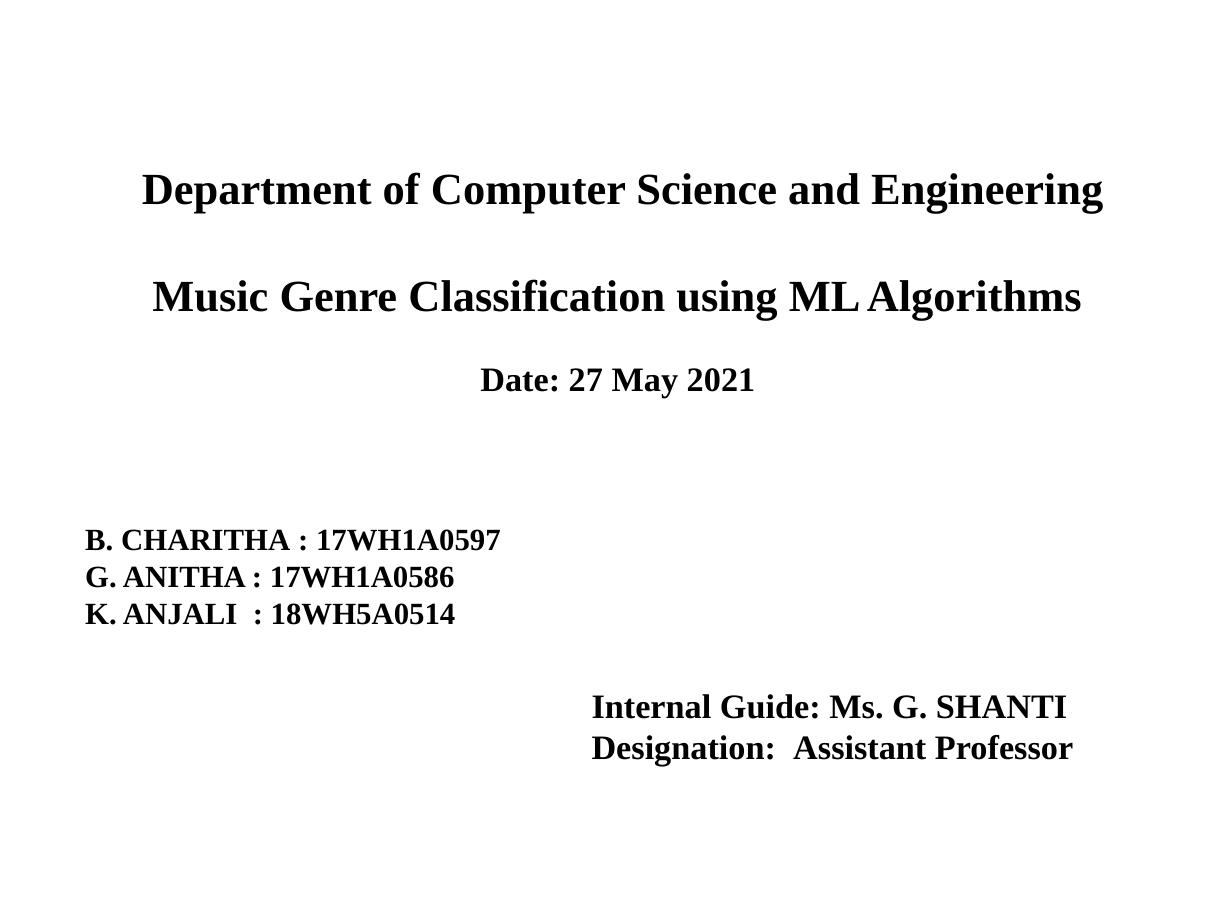
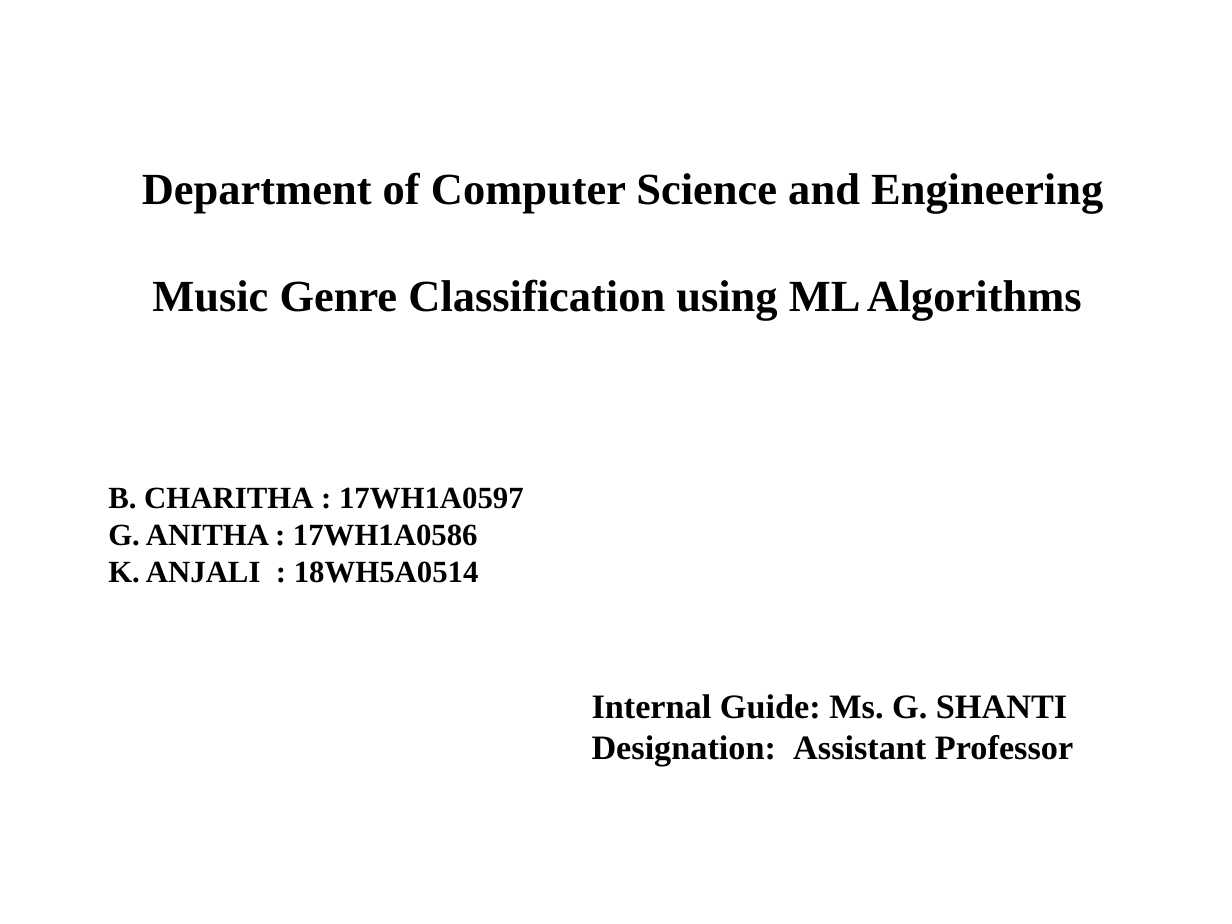
Before and after one commit to thanmai59/BVRITHYDERABAD, a slide deck: slide 1 of CSE/CSE Major Projects - 2017_21/Music Genre Classification using ML algorithms/FinalReview.pptx. Drawn at 1232x924 pixels with LibreOffice and Linux fonts; fonts in the diff are those of the drawing; background and template pictures are left out. Boxes give left, top, right and bottom in pixels: in the first picture for what was removed or moved away, otherwise in the second. Text is boxed around its words. In the diff, an @@ line names an element or a change of style, - is before the commit and + after.

```diff
--- a/CSE/CSE Major Projects - 2017_21/Music Genre Classification using ML algorithms/FinalReview.pptx
+++ b/CSE/CSE Major Projects - 2017_21/Music Genre Classification using ML algorithms/FinalReview.pptx
@@ text at [480, 368, 756, 398]: paragraph removed @@
-Date: 27 May 2021
@@ text "B. CHARITHA : 17WH1A0597": place and size @@
-text "B. CHARITHA : 17WH1A0597" at [85, 529, 501, 625]
+text "B. CHARITHA : 17WH1A0597" at [108, 487, 524, 583]
```
Also in this commit, not shown: 7 other slides changed, 4 slides added.
